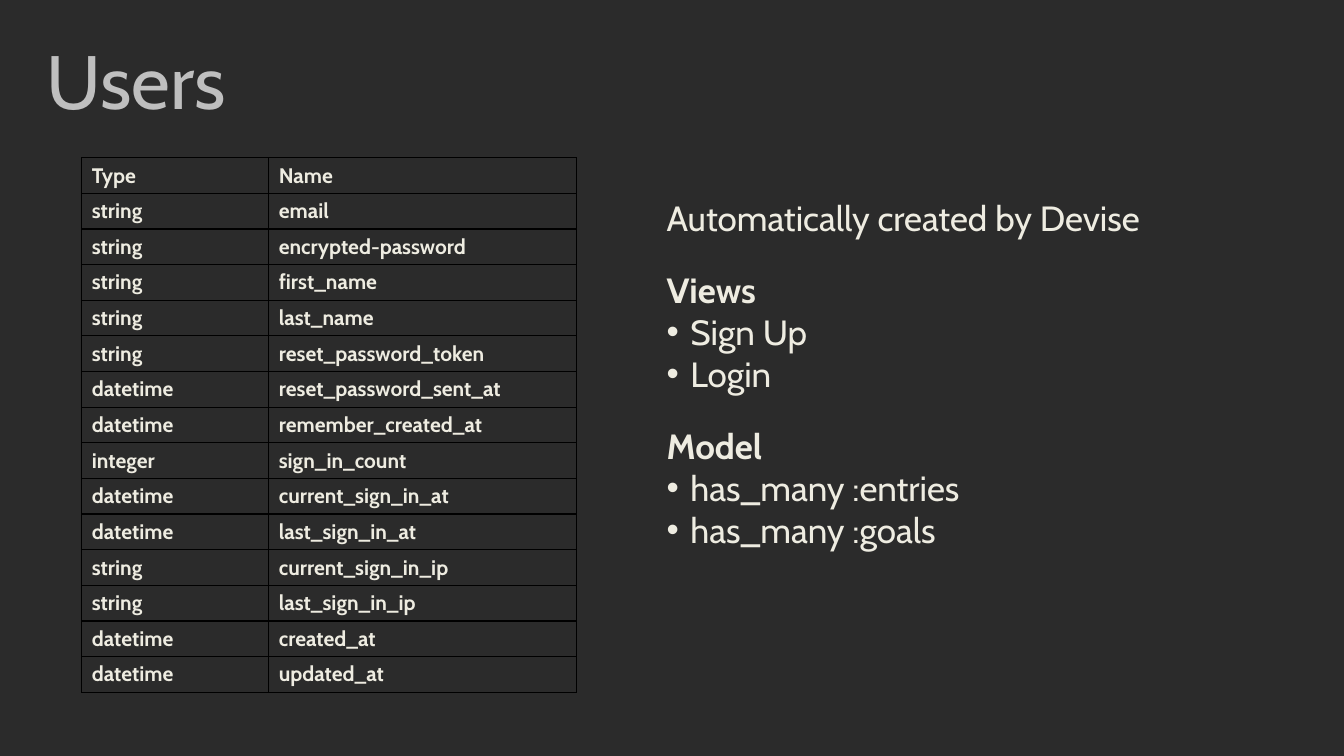
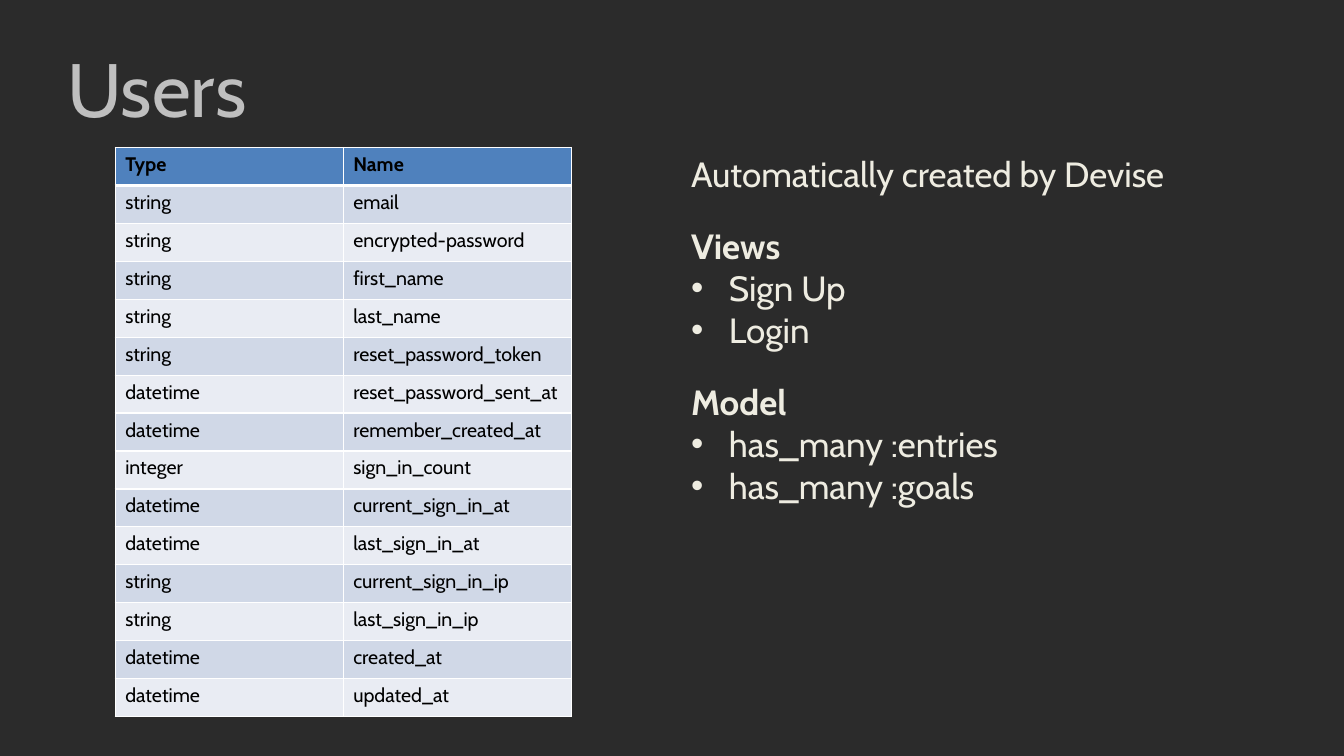
Before and after one commit to kylambouldin/CSE3901-FinalProject, a slide deck: slide 11 of Presentation.pptx. Drawn at 1344x756 pixels with LibreOffice and Linux fonts; fonts in the diff are those of the drawing; background and template pictures are left out; a plain dark background stands for a picture behind light text. Boxes give left, top, right and bottom in pixels: in the first picture for what was removed or moved away, otherwise in the second. Text is boxed around its words. In the diff, an @@ line names an element or a change of style, - is before the commit and + after.

Commit message:
fixed powerpoint formatting

```diff
--- a/Presentation.pptx
+++ b/Presentation.pptx
@@ title "Users": place and size @@
-title "Users" at box(47, 56, 226, 110)
+title "Users" at box(67, 64, 246, 118)
@@ table at box(115, 147, 571, 717) @@
@@ fill none to #4F81BD in row 1 @@
@@ fill none to #D0D8E8 in 14 cells @@
@@ fill none to #E9EDF4 in 14 cells @@
@@ size 15 to 14 pt, text colour #EEECE1 to #000000, bold off @@
@@ borders changed @@
@@ table: place and size @@
-table at box(82, 157, 576, 690)
+table at box(115, 147, 571, 717)
@@ text "Automatically created by Devise": place and size @@
-text "Automatically created by Devise" at box(667, 204, 1140, 552)
+text "Automatically created by Devise" at box(691, 160, 1164, 508)
@@ text at box(729, 276, 998, 508): indent changed @@
```
Also in this commit, not shown: 11 other slides changed.
